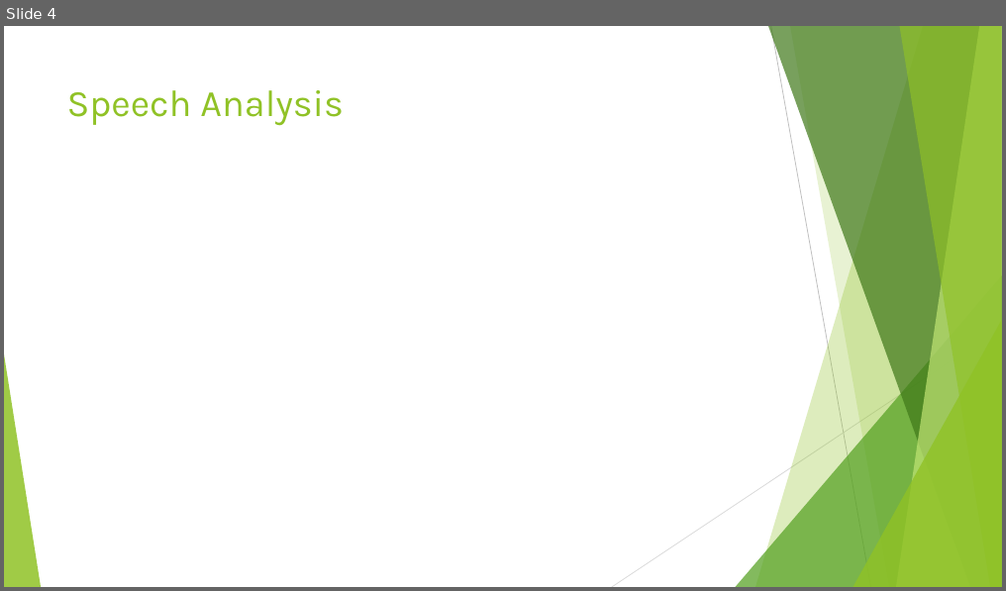
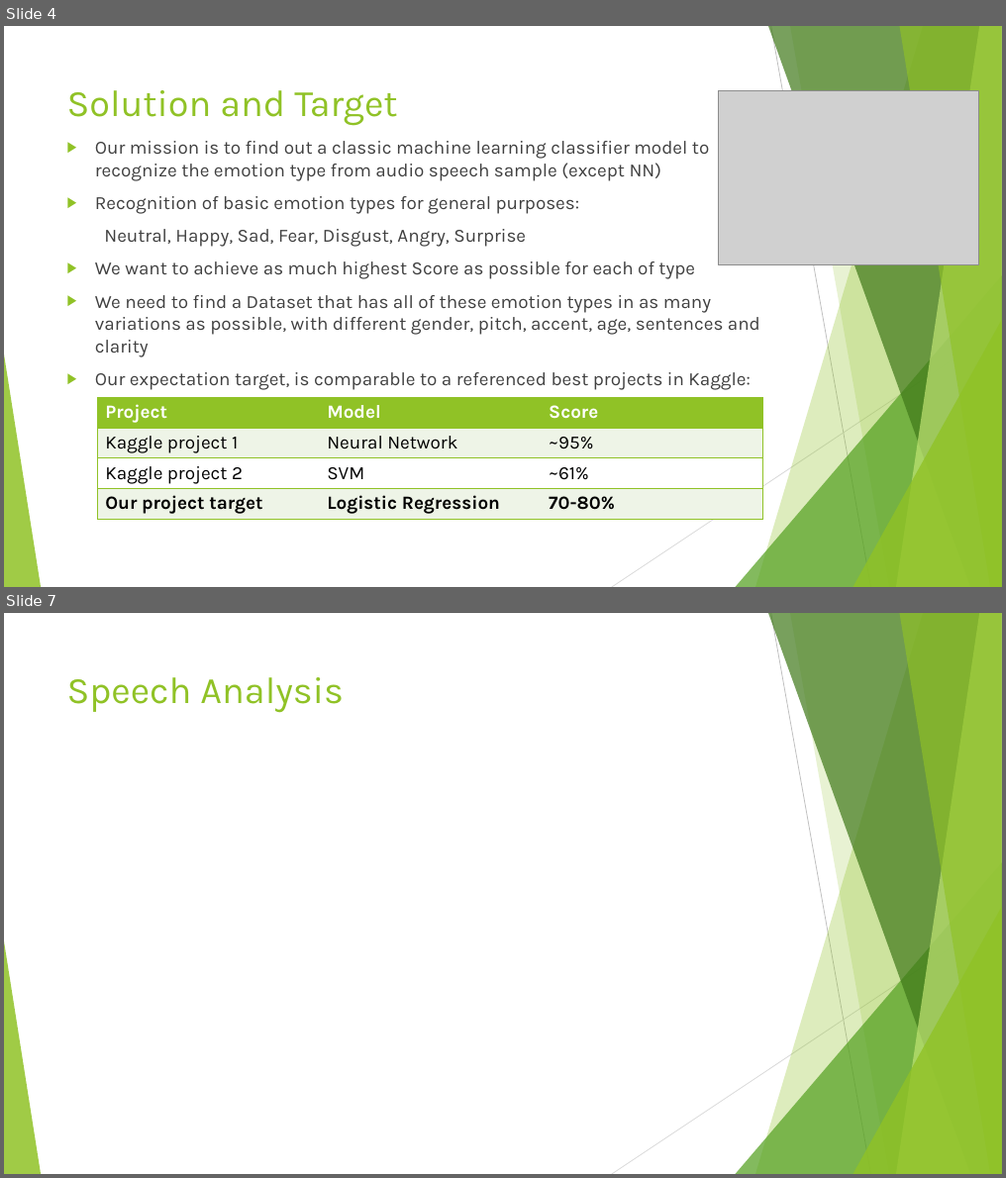
Before and after one commit to VictorMel/VoiceEmotionalAnalysis, a slide deck: Speech Emotion Detection.pptx. Shown one above the other, each under a label of ours: slide 4 before the commit, slides 4 and 7 after it; the slides between them are not shown. The pictures are 1006x591 and 1006x1178 pixels, drawn with LibreOffice and Linux fonts; fonts in the diff are those of the drawing; grey boxes stand for pictures. Boxes give left, top, right and bottom in pixels: in the first picture for what was removed or moved away, otherwise in the second. Text is boxed around its words. In the diff, an @@ line names an element or a change of style, - is before the commit and + after.

```diff
--- a/Speech Emotion Detection.pptx
+++ b/Speech Emotion Detection.pptx
@@ slide 4 added at (x1=4, y1=26, x2=1002, y2=587), background #FFFFFF; not listed: 10 template elements that a slide beside it also shows @@
@@ title added at (x1=67, y1=90, x2=397, y2=126), 36 pt, text #90C226 @@
+Solution and Target
@@ picture added at (x1=718, y1=91, x2=979, y2=265) @@
@@ text added at (x1=95, y1=141, x2=760, y2=390), 18 pt, text #404040 @@
+▶ Our mission is to find out a classic machine learning classifier model to recognize the emotion type from audio speech sample (except NN)
+▶ Recognition of basic emotion types for general purposes:
+Neutral, Happy, Sad, Fear, Disgust, Angry, Surprise
+▶ We want to achieve as much highest Score as possible for each of type
+▶ We need to find a Dataset that has all of these emotion types in as many variations as possible, with different gender, pitch, accent, age, sentences and clarity
+▶ Our expectation target, is comparable to a referenced best projects in Kaggle:
@@ table added at (x1=98, y1=398, x2=762, y2=519), 4 rows, 3 columns @@
+Project | Model | Score
+Kaggle project 1 | Neural Network | ~95%
+Kaggle project 2 | SVM | ~61%
+Our project target | Logistic Regression | 70-80%
@@ what was slide 4 is now slide 7 @@
```
Also in this commit, not shown: 2 slides changed, 3 other slides added, 1 slide removed, 20 other files.
